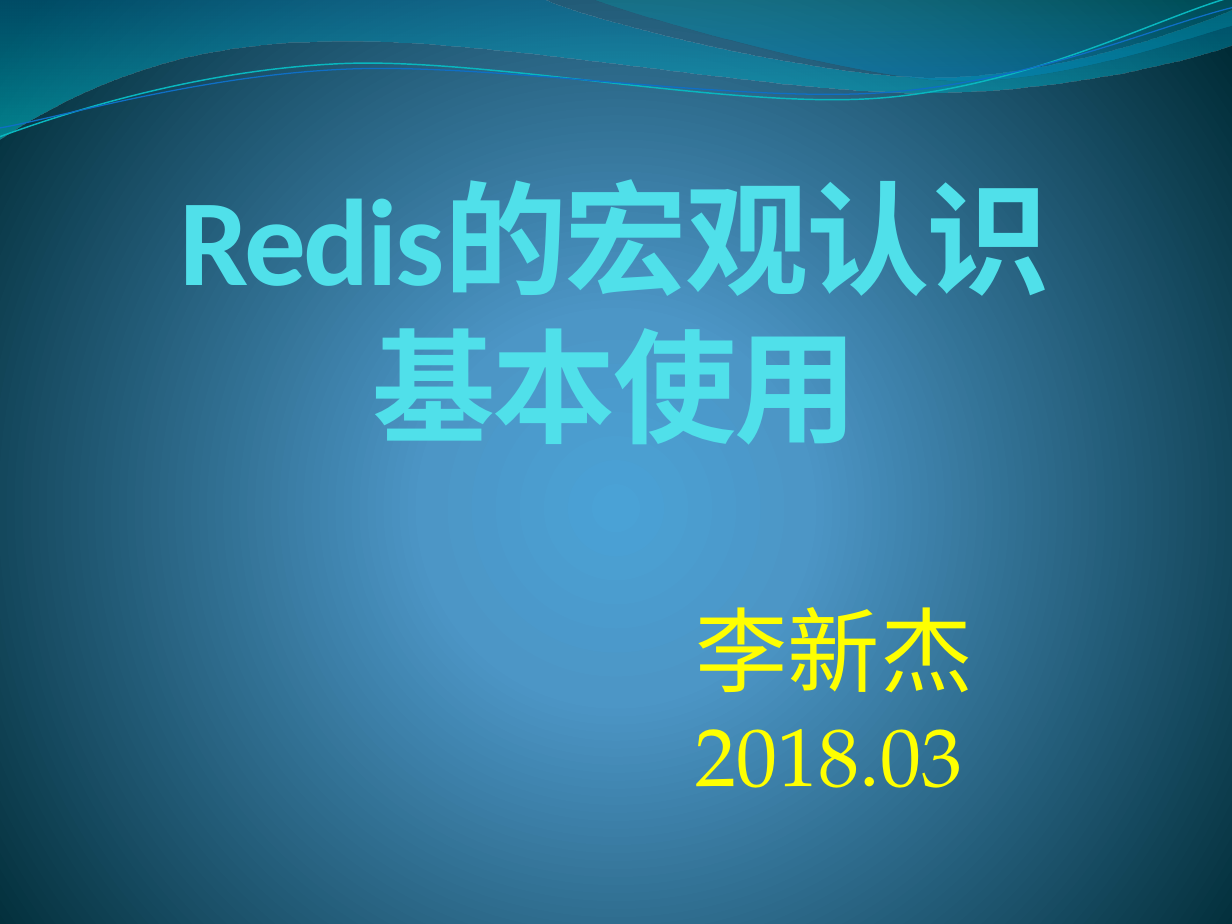
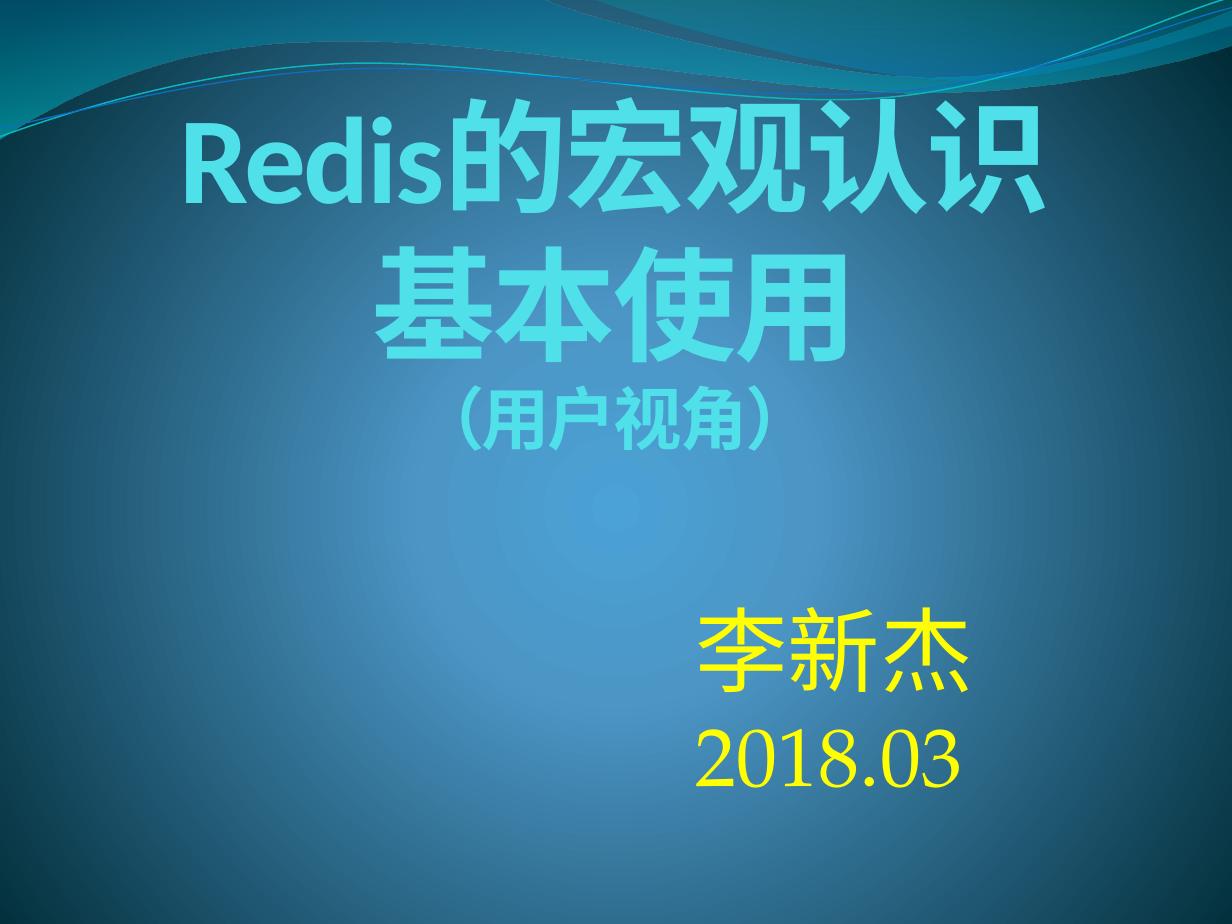
Before and after one commit to lixinjie1985/redis, a slide deck: slide 1 of docs/redis-01.pptx. Drawn at 1232x924 pixels with LibreOffice and Linux fonts; fonts in the diff are those of the drawing. Boxes give left, top, right and bottom in pixels: in the first picture for what was removed or moved away, otherwise in the second. Text is boxed around its words. In the diff, an @@ line names an element or a change of style, - is before the commit and + after.

```diff
--- a/docs/redis-01.pptx
+++ b/docs/redis-01.pptx
@@ title at <box>179,101,1049,451</box>: text changed @@
-Redis的宏观认识
-基本使用
+Redis的宏观认识
+基本使用
+（用户视角）
```
Also in this commit, not shown: 5 other slides changed, 10 slides added.
